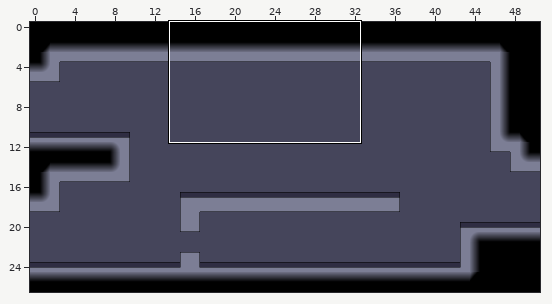
LDtk project: Darkrise/Assets/Levels/startLevel.ldtk. The first picture is a wide view before the edit; the outline marks the close-up.
Close-up. Before:
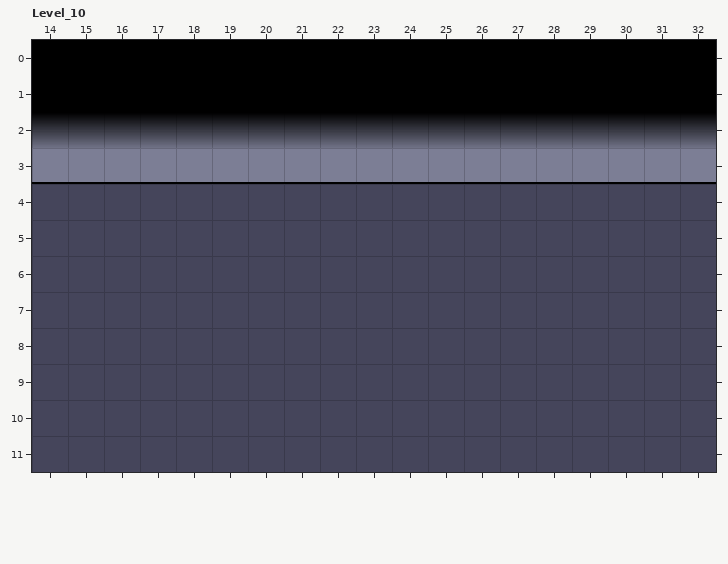
Cells are 60x60 px. Shown: Level_10 x 14..32, y 0..11. The commit also changed other parts of the map, which this record leaves out.
The same view after the edit:
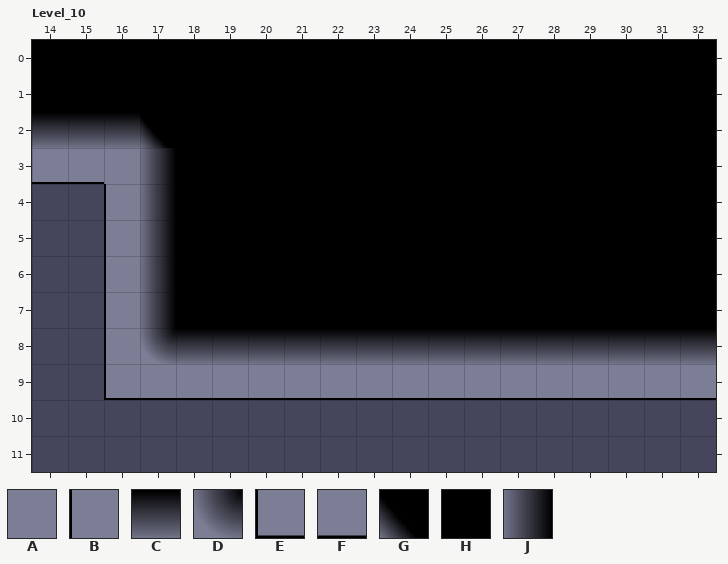
Key: from "DarkriseTilemapV3": A 2, B 20 flipped left-right, C 28 flipped up-down, D 30 flipped up-down, E 34 flipped left-right, F 48 flipped up-down, G 58 flipped up-down, H 60, J 74.
_ is an empty cell.
Tiles replaced or removed in this view: C, F.
From old to new:
Changed rows in their new state; . is an unchanged cell.
Layer "Tiles":
first column x 16:
 2 .GHHHHHHHHHHHHHHH
 3 AJHHHHHHHHHHHHHHH
 4 BJHHHHHHHHHHHHHHH
 5 BJHHHHHHHHHHHHHHH
 6 BJHHHHHHHHHHHHHHH
 7 BJHHHHHHHHHHHHHHH
 8 BDCCCCCCCCCCCCCCC
 9 EFFFFFFFFFFFFFFFF
Boxes around the changes in both close-ups, in picture pixels (x1, y1, x2, y2):
changed: (104, 115, 716, 400)
